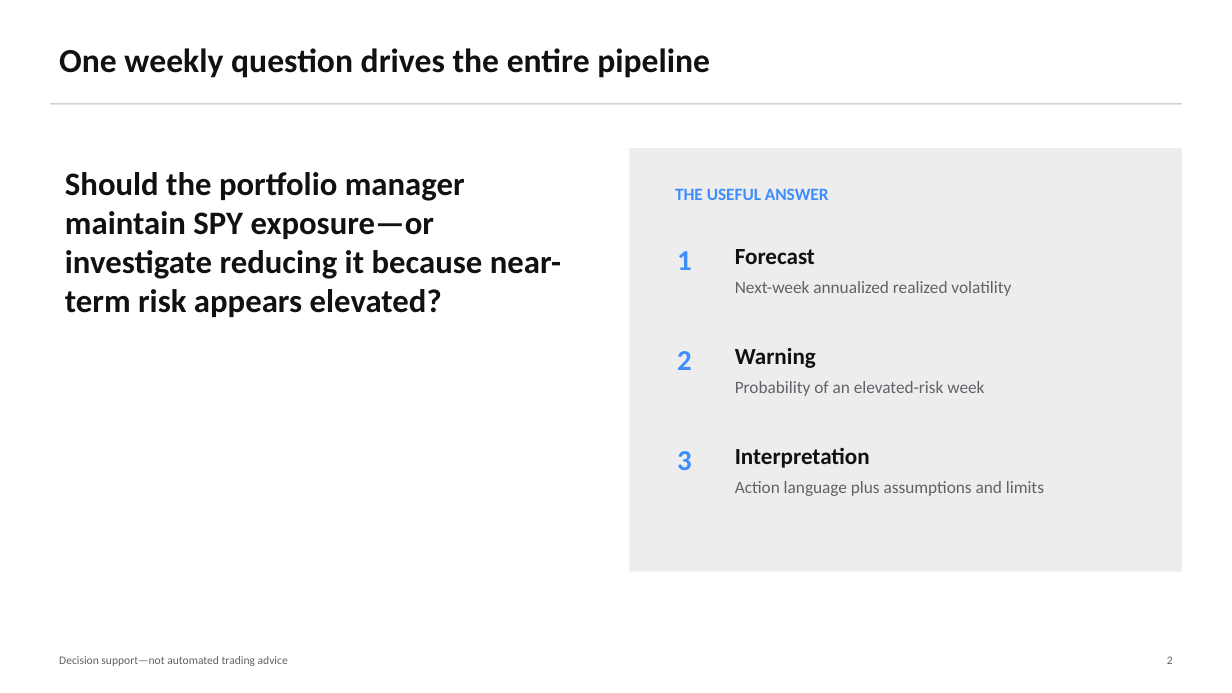
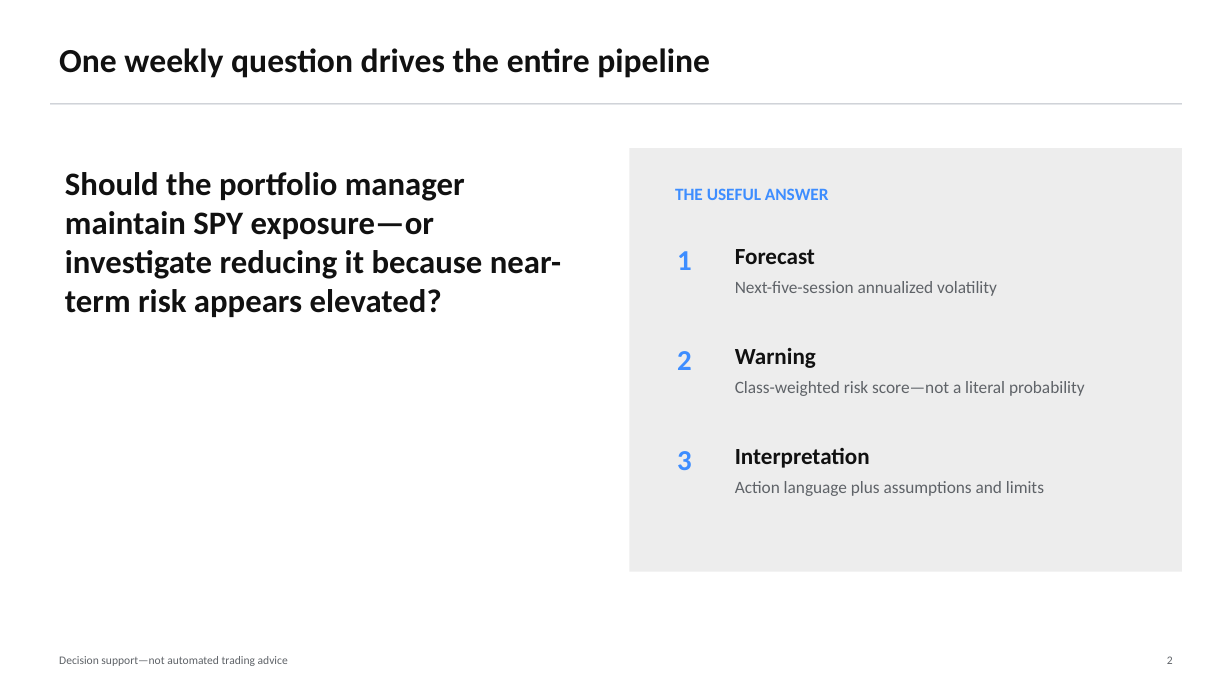
Before and after one commit to pdwi2020/bootcamp_paritosh_dwivedi, a slide deck: slide 2 of project/reports/stakeholder_presentation.pptx. Drawn at 1232x693 pixels with LibreOffice and Linux fonts; fonts in the diff are those of the drawing. Boxes give left, top, right and bottom in pixels: in the first picture for what was removed or moved away, otherwise in the second. Text is boxed around its words. In the diff, an @@ line names an element or a change of style, - is before the commit and + after.

```diff
--- a/project/reports/stakeholder_presentation.pptx
+++ b/project/reports/stakeholder_presentation.pptx
@@ text at (x1=735, y1=281, x2=997, y2=296): text changed @@
-Next-week annualized realized volatility
+Next-five-session annualized volatility
@@ text at (x1=735, y1=381, x2=1085, y2=396): text changed @@
-Probability of an elevated-risk week
+Class-weighted risk score—not a literal probability
```
Also in this commit, not shown: 6 other slides changed, 1 slide added, 1 slide removed, 30 other files.
